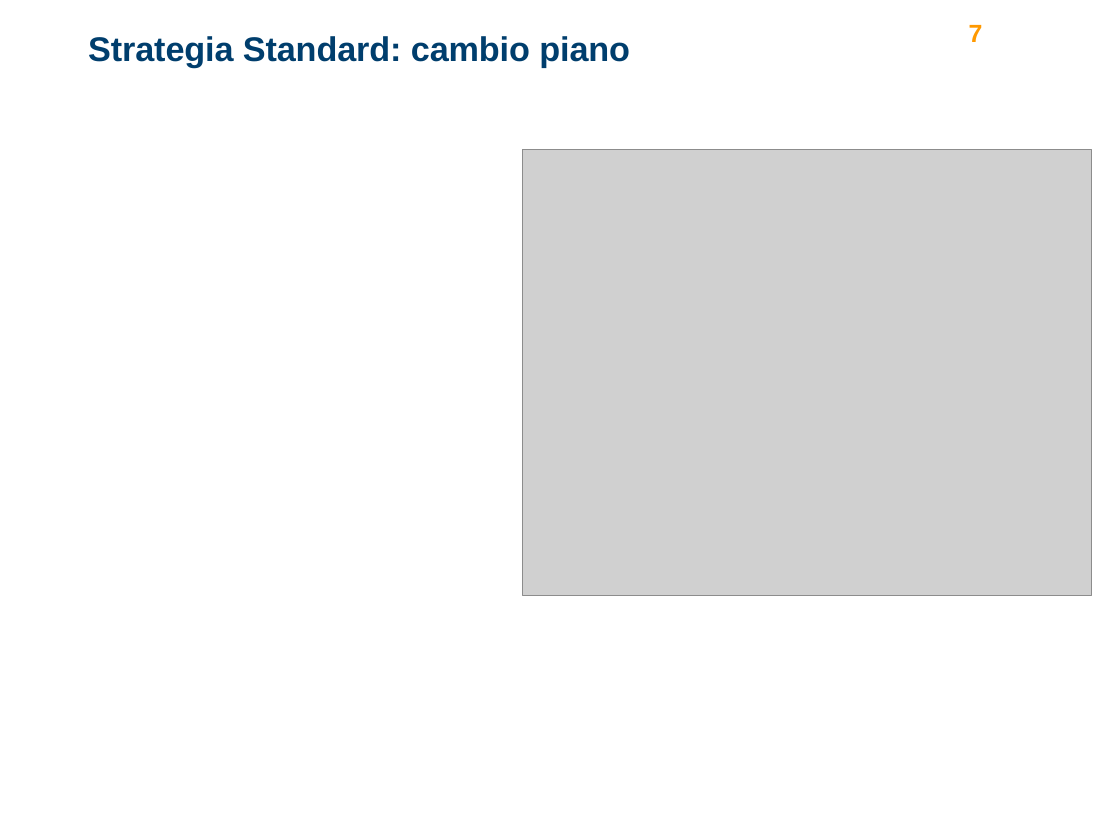
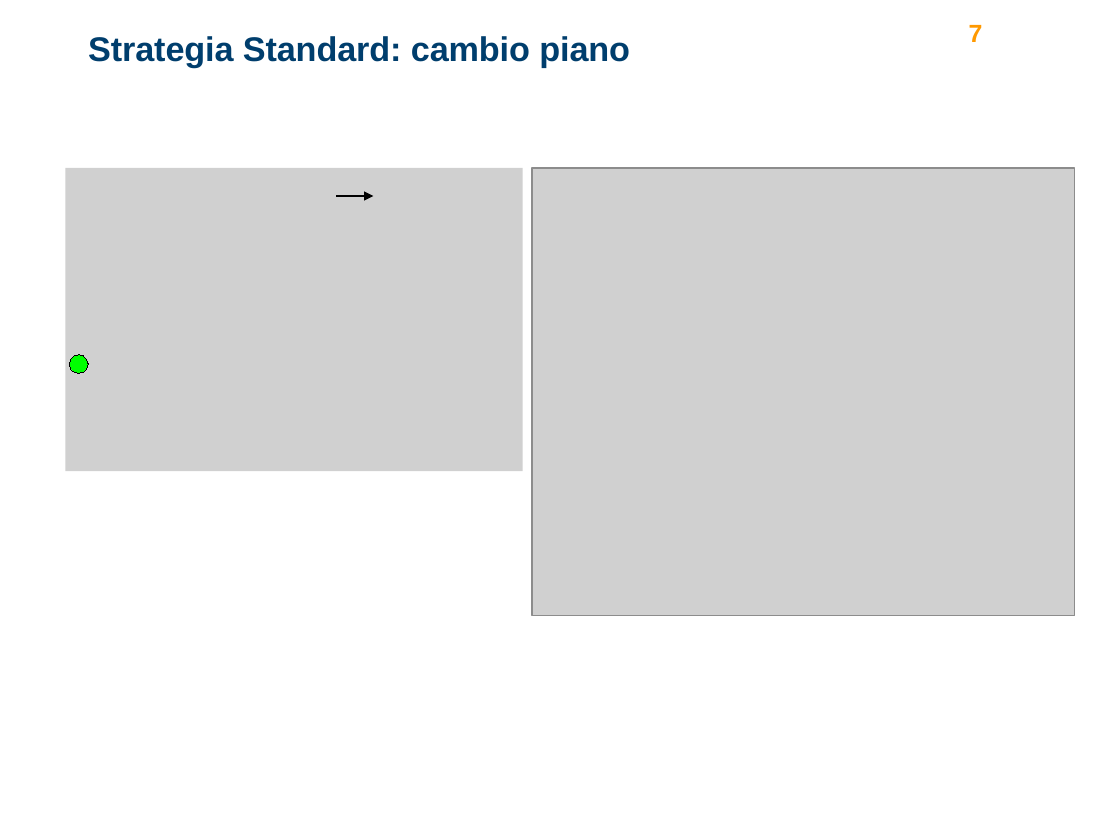
Before and after one commit to turcualexd/IAMS-progetto, a slide deck: slide 7 of Modelli relazione/ppt_presentazione.pptx. Drawn at 1120x840 pixels with LibreOffice and Linux fonts; fonts in the diff are those of the drawing; grey boxes stand for pictures; background and template pictures are left out. Boxes give left, top, right and bottom in pixels: in the first picture for what was removed or moved away, otherwise in the second. Text is boxed around its words. In the diff, an @@ line names an element or a change of style, - is before the commit and + after.

```diff
--- a/Modelli relazione/ppt_presentazione.pptx
+++ b/Modelli relazione/ppt_presentazione.pptx
@@ picture added at bbox=[65, 168, 522, 472] @@
@@ picture: place and size @@
-picture at bbox=[523, 149, 1092, 595]
+picture at bbox=[532, 168, 1075, 616]
@@ arrow added from (336, 196) to (373, 196), #000000 0.75 pt @@
@@ ellipse added at bbox=[69, 355, 88, 374], fill #00FF00, outline #000000 0.75 pt @@
```
Also in this commit, not shown: 9 other slides changed, 4 other files.
